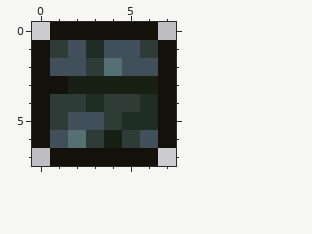
One commit to this pixel-art sprite: Content/Tiles/Catacomb/CatacombBrick1Item.png. Above is the file before it was changed.
The file is 16x16 pixels, drawn in blocks of 2x2; one block is one cell here.
The same view after the edit:
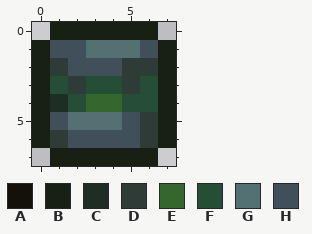
Palette (. is transparent): A #14110b  B #181f13  C #1e2e25  D #2f3b37  E #34662e  F #264d35  G #557073  H #404f59
Change:
@@ x 0..7 @@
-0 .AAAAAA.
-1 ADHCHHDA
-2 AHHDGHHA
-3 AABBBBBA
-4 ADDCDDCA
-5 ADHHDCCA
-6 AHGDBDHA
-7 .AAAAAA.
+0 .BBBBBB.
+1 BHHGGGHB
+2 BDHHHDDB
+3 BFDFFDFB
+4 BCFEEFFB
+5 BHGGGHDB
+6 BDHHHHDB
+7 .BBBBBB.
Where, in picture pixels (left, top, right, bottom), the same in both pictures:
changed: (32, 22, 176, 166)
